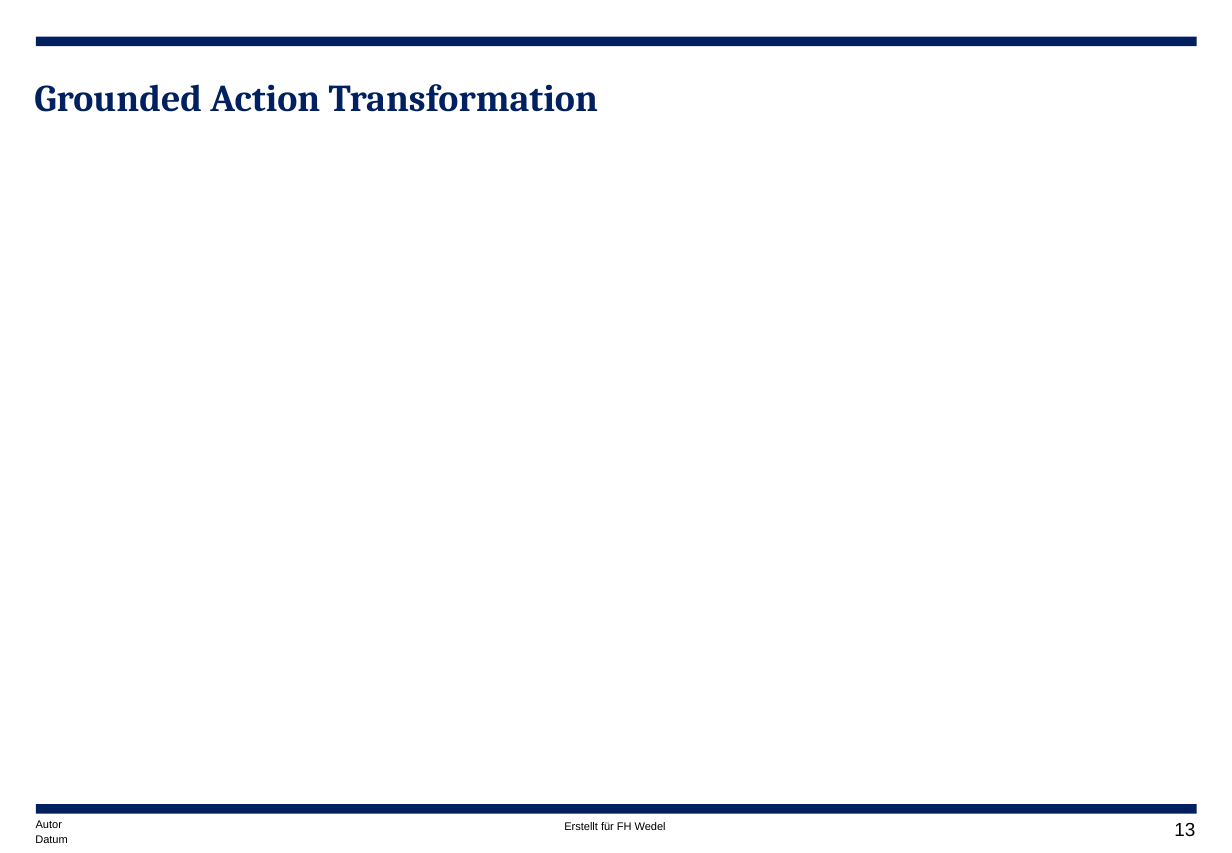
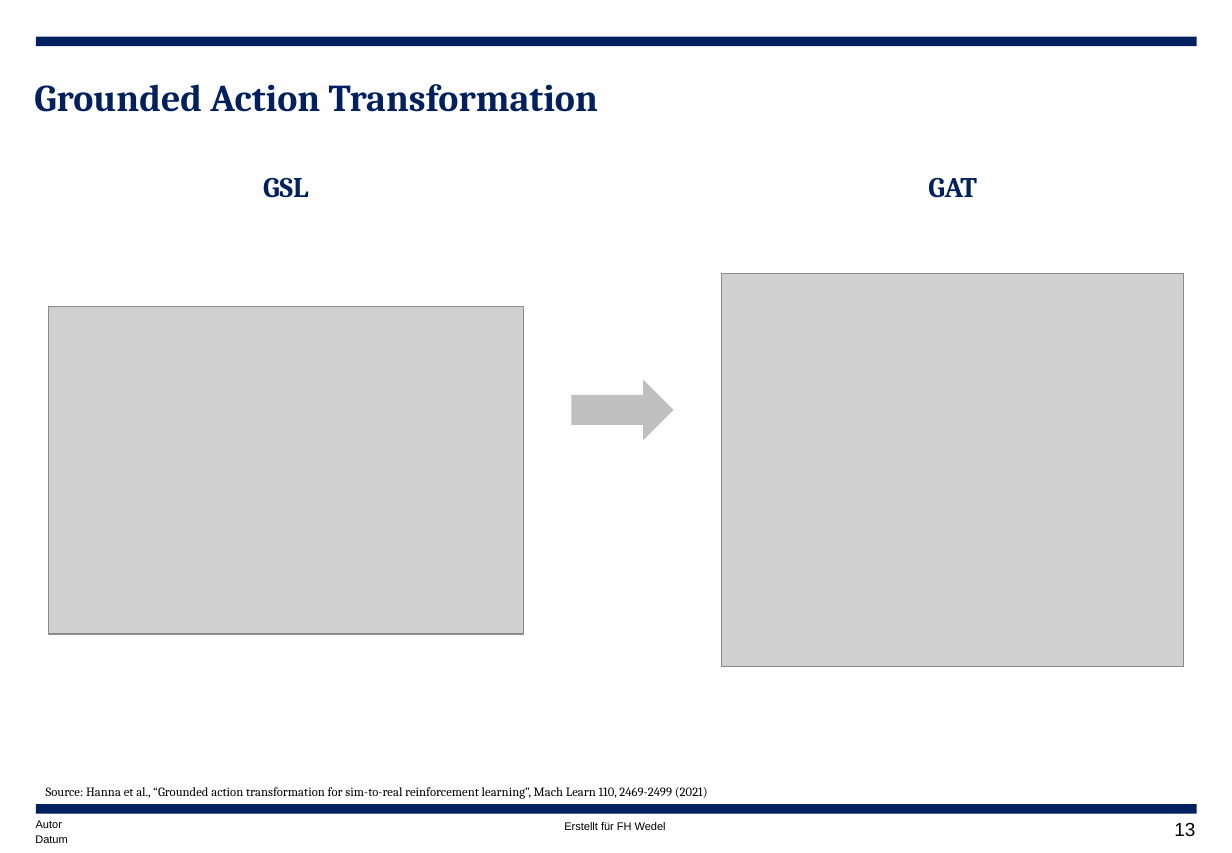
Before and after one commit to timKnds/Seminar, a slide deck: slide 14 of Sim-To-Real Transfer.pptx. Drawn at 1232x853 pixels with LibreOffice and Linux fonts; fonts in the diff are those of the drawing; grey boxes stand for pictures. Boxes give left, top, right and bottom in pixels: in the first picture for what was removed or moved away, otherwise in the second. Text is boxed around its words. In the diff, an @@ line names an element or a change of style, - is before the commit and + after.

```diff
--- a/Sim-To-Real Transfer.pptx
+++ b/Sim-To-Real Transfer.pptx
@@ text added at [263,177,308,198], 18 pt, text #002060, bold @@
+GSL
@@ text added at [928,178,977,198], 18 pt, text #002060, bold @@
+GAT
@@ picture added at [722,274,1184,668] @@
@@ picture added at [48,307,523,635] @@
@@ right arrow added at [572,380,675,440], fill #BFBFBF @@
@@ text added at [46,787,708,799], 8 pt, text #000000 @@
+Source: Hanna et al., “Grounded action transformation for sim-to-real reinforcement learning”, Mach Learn 110, 2469-2499 (2021)
```
Also in this commit, not shown: 4 other slides changed, 3 slides added.
